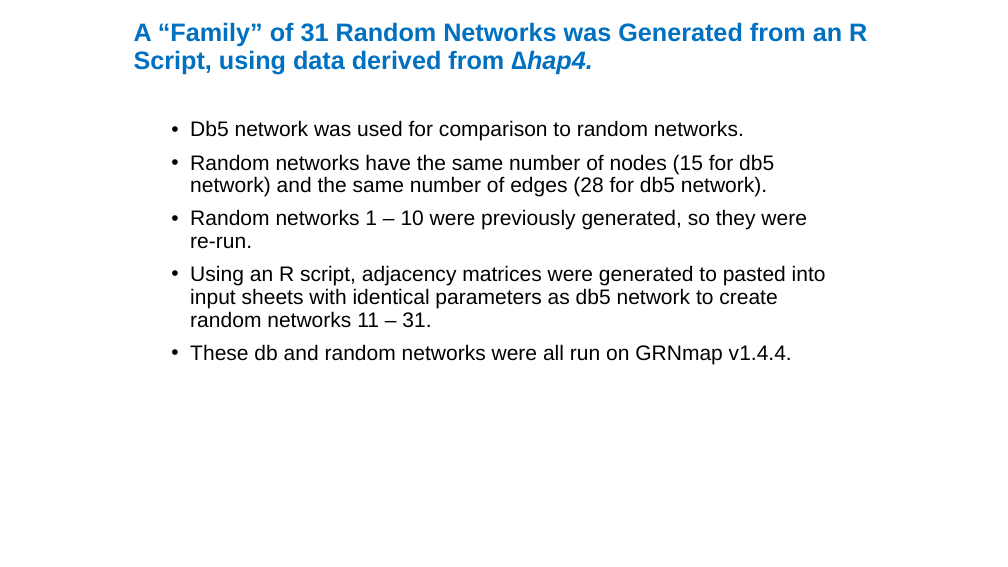
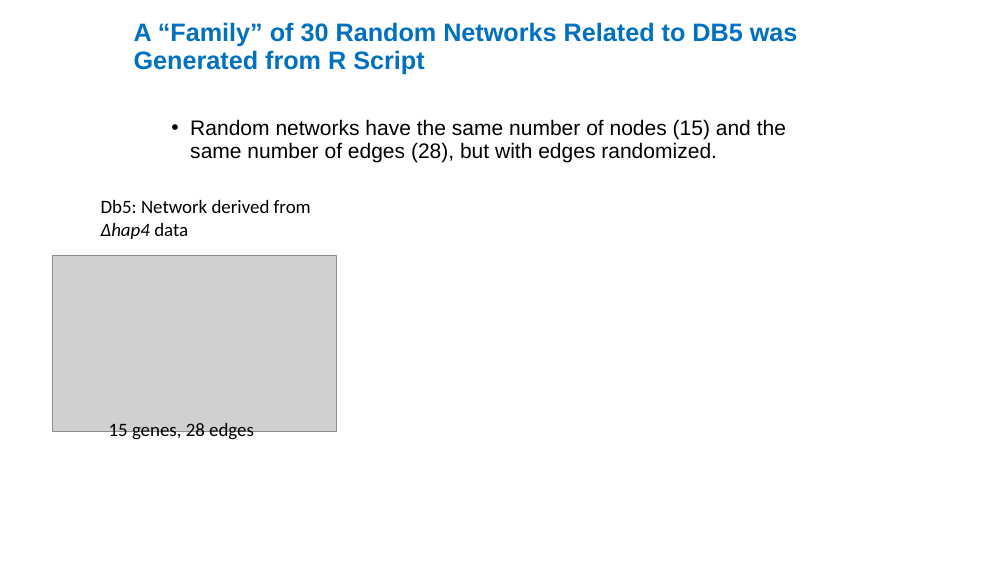
Before and after one commit to kdahlquist/GRNmap, a slide deck: slide 13 of documents/presentations/LMUURS17_NEW.pptx (slide 10 before the commit). Drawn at 1008x567 pixels with LibreOffice and Linux fonts; fonts in the diff are those of the drawing; grey boxes stand for pictures. Boxes give left, top, right and bottom in pixels: in the first picture for what was removed or moved away, otherwise in the second. Text is boxed around its words. In the diff, an @@ line names an element or a change of style, - is before the commit and + after.

Commit message:
Most updated version
Altered slides with suggestions from Dahlquist; still need to edit the LSE slide and slide with comparison of LSE:minLSE

```diff
--- a/documents/presentations/LMUURS17_NEW.pptx
+++ b/documents/presentations/LMUURS17_NEW.pptx
@@ title at (134,22,798,74): text changed @@
-A “Family” of 31 Random Networks was Generated from an R Script, using data derived from ∆hap4.
+A “Family” of 30 Random Networks Related to DB5 was Generated from R Script
@@ text at (190,119,786,162): text changed @@
-• Db5 network was used for comparison to random networks.
-• Random networks have the same number of nodes (15 for db5 network) and the same number of edges (28 for db5 network).
-• Random networks 1 – 10 were previously generated, so they were re-run.
-• Using an R script, adjacency matrices were generated to pasted into input sheets with identical parameters as db5 network to create random networks 11 – 31.
-• These db and random networks were all run on GRNmap v1.4.4.
+• Random networks have the same number of nodes (15) and the same number of edges (28), but with edges randomized.
@@ text added at (101,200,311,239), 18 pt, text #000000 @@
+Db5: Network derived from Δhap4 data
@@ picture added at (53,256,337,432) @@
@@ text added at (109,423,254,441), 18 pt, text #000000 @@
+15 genes, 28 edges
```
Also in this commit, not shown: 14 other slides changed, 8 slides added, 1 slide removed.
